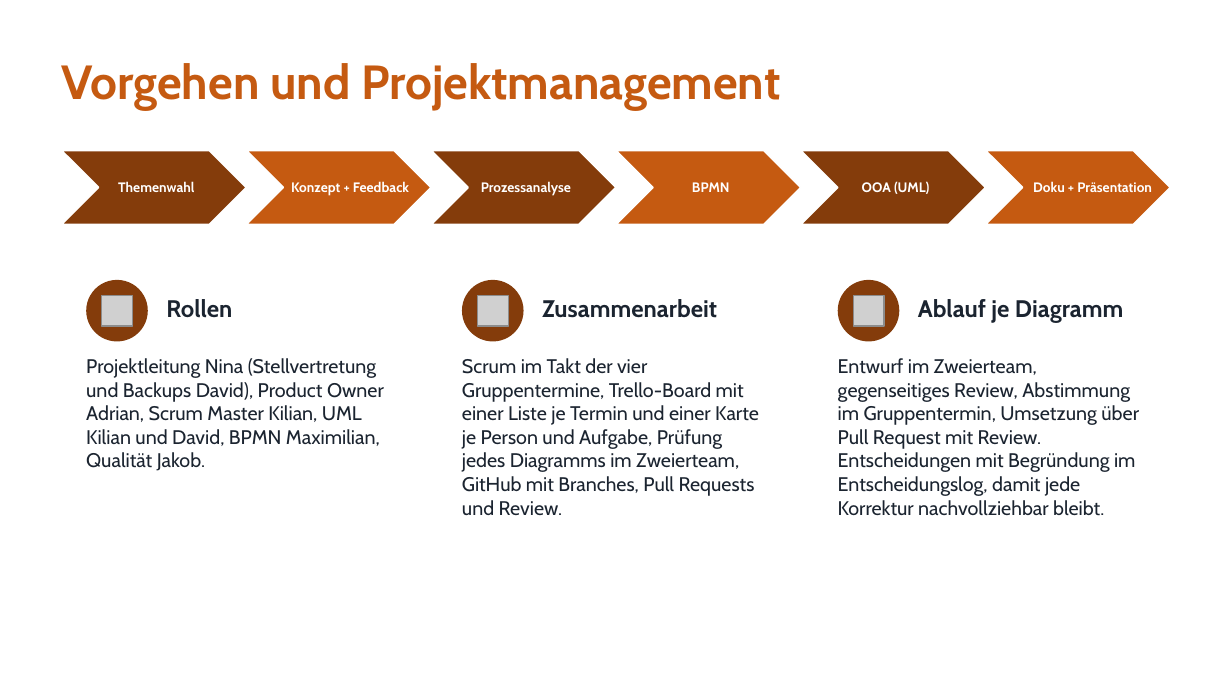
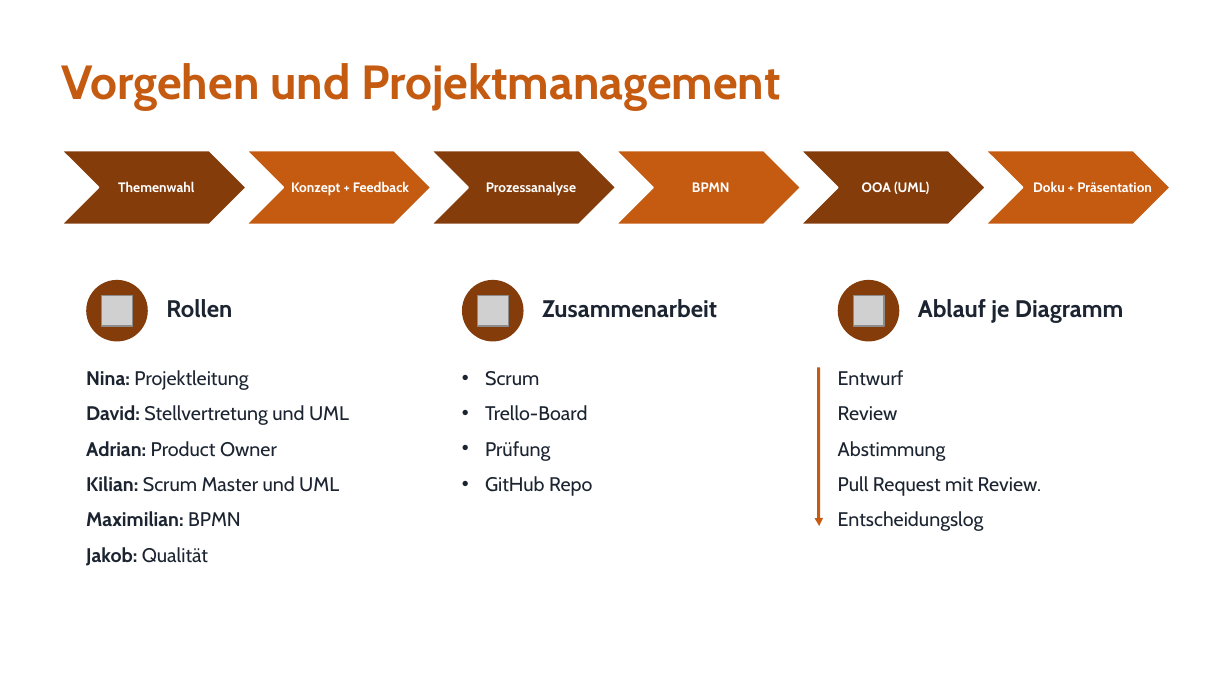
Before and after one commit to jakobschwan123-cmd/casestudy-semester-3, a slide deck: slide 16 of 4_praesentation/Abschlusspraesentation.pptx. Drawn at 1232x693 pixels with LibreOffice and Linux fonts; fonts in the diff are those of the drawing; grey boxes stand for pictures. Boxes give left, top, right and bottom in pixels: in the first picture for what was removed or moved away, otherwise in the second. Text is boxed around its words. In the diff, an @@ line names an element or a change of style, - is before the commit and + after.

```diff
--- a/4_praesentation/Abschlusspraesentation.pptx
+++ b/4_praesentation/Abschlusspraesentation.pptx
@@ text "Prozessanalyse": place and size @@
-text "Prozessanalyse" at box(481, 181, 571, 196)
+text "Prozessanalyse" at box(486, 181, 576, 196)
@@ text at box(86, 370, 349, 566): text changed @@
-Projektleitung Nina (Stellvertretung und Backups David), Product Owner Adrian, Scrum Master Kilian, UML Kilian und David, BPMN Maximilian, Qualität Jakob.
+Nina: Projektleitung
+David: Stellvertretung und UML
+Adrian: Product Owner
+Kilian: Scrum Master und UML
+Maximilian: BPMN
+Jakob: Qualität
@@ text at box(485, 371, 592, 496): text changed @@
-Scrum im Takt der vier Gruppentermine, Trello-Board mit einer Liste je Termin und einer Karte je Person und Aufgabe, Prüfung jedes Diagramms im Zweierteam, GitHub mit Branches, Pull Requests und Review.
+• Scrum
+• Trello-Board
+• Prüfung
+• GitHub Repo
@@ down arrow added at box(816, 367, 822, 522), fill #C65A11 @@
@@ text at box(838, 370, 1041, 531): text changed @@
-Entwurf im Zweierteam, gegenseitiges Review, Abstimmung im Gruppentermin, Umsetzung über Pull Request mit Review. Entscheidungen mit Begründung im Entscheidungslog, damit jede Korrektur nachvollziehbar bleibt.
+Entwurf
+Review
+Abstimmung
+Pull Request mit Review. Entscheidungslog
@@ triangle added at box(814, 517, 823, 525), fill #C65A11 @@
```
Also in this commit, not shown: 9 other slides changed.
